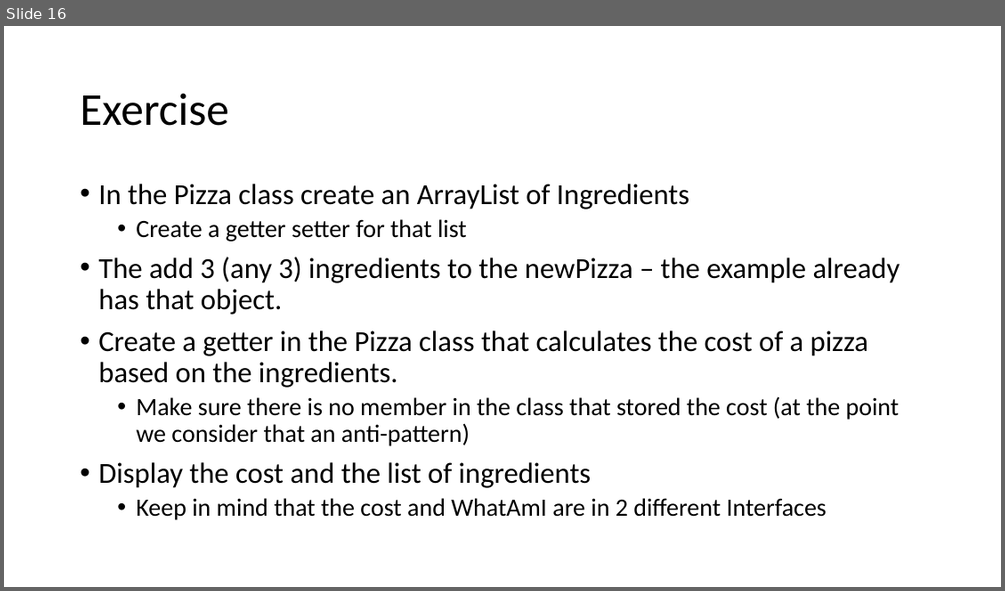
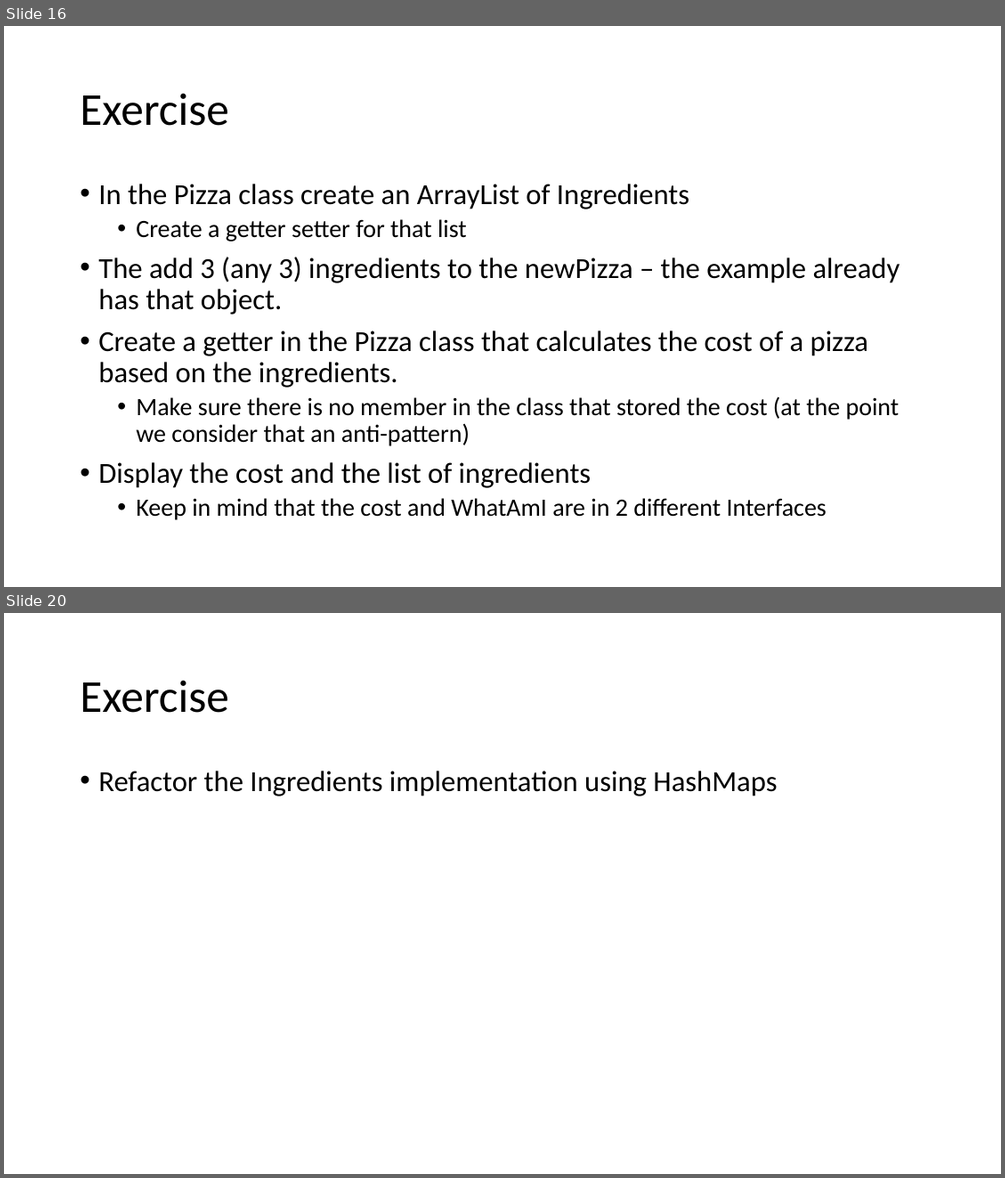
Before and after one commit to raulfiru/Tuesday-Lab, a slide deck: Session2/TuesdaysLab2.pptx. Shown one above the other, each under a label of ours: slide 16 before the commit, slides 16 and 20 after it; the slides between them are not shown. The pictures are 1005x591 and 1005x1178 pixels, drawn with LibreOffice and Linux fonts; fonts in the diff are those of the drawing. Boxes give left, top, right and bottom in pixels: in the first picture for what was removed or moved away, otherwise in the second. Text is boxed around its words. In the diff, an @@ line names an element or a change of style, - is before the commit and + after.

```diff
--- a/Session2/TuesdaysLab2.pptx
+++ b/Session2/TuesdaysLab2.pptx
@@ slide 20 added at <box>4,613,1001,1174</box>, background #FFFFFF @@
@@ title added at <box>80,680,229,713</box>, 44 pt, text #000000 @@
+Exercise
@@ text added at <box>98,771,777,796</box>, 28 pt, text #000000 @@
+• Refactor the Ingredients implementation using HashMaps
```
Also in this commit, not shown: 9 other slides added.
